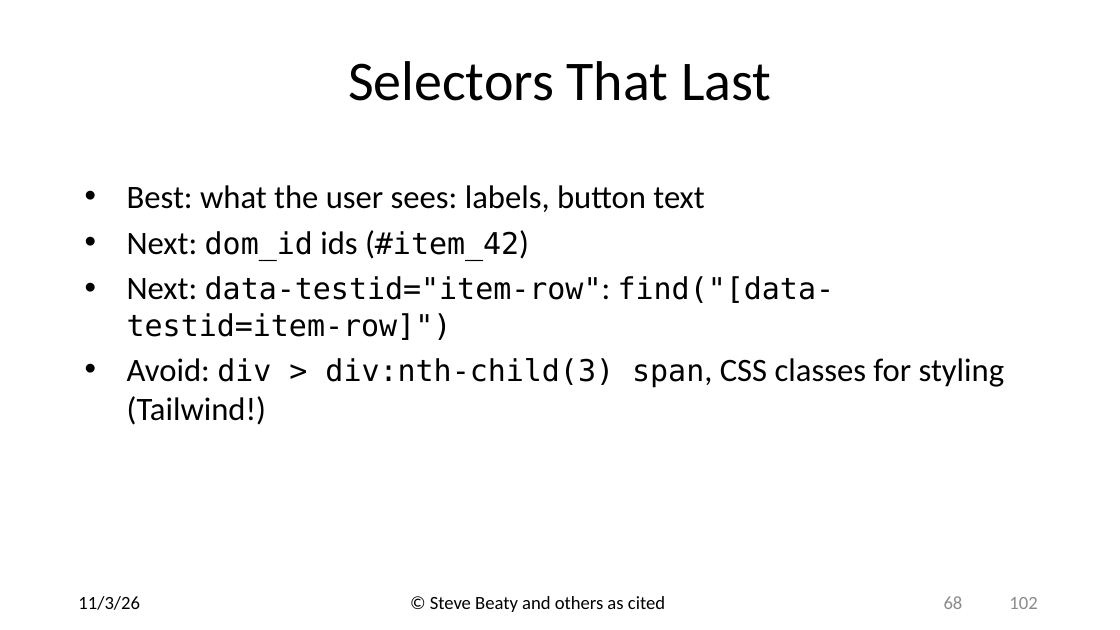
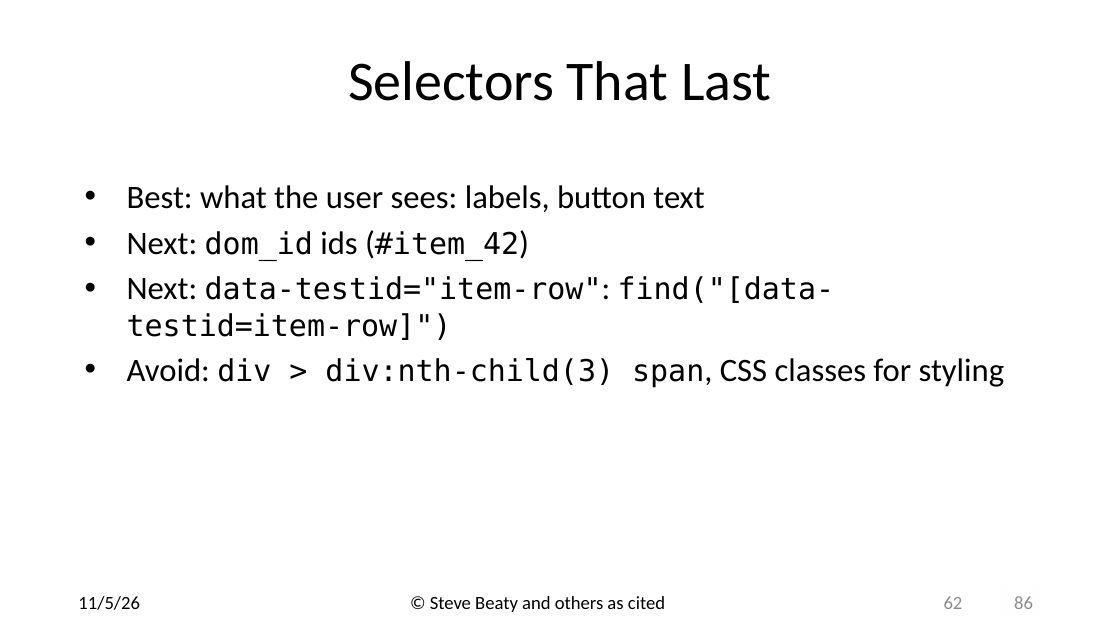
Before and after one commit to drb80/WebAppDev, a slide deck: slide 62 of Slides/Selenium and Capybara.pptx (slide 68 before the commit). Drawn at 1120x630 pixels with LibreOffice and Linux fonts; fonts in the diff are those of the drawing; background and template pictures are left out. Boxes give left, top, right and bottom in pixels: in the first picture for what was removed or moved away, otherwise in the second. Text is boxed around its words. In the diff, an @@ line names an element or a change of style, - is before the commit and + after.

```diff
--- a/Slides/Selenium and Capybara.pptx
+++ b/Slides/Selenium and Capybara.pptx
@@ text at (x1=127, y1=358, x2=1005, y2=388): text changed @@
-• Avoid: div > div:nth-child(3) span, CSS classes for styling (Tailwind!)
+• Avoid: div > div:nth-child(3) span, CSS classes for styling
@@ text at (x1=78, y1=596, x2=140, y2=610): text changed @@
-11/3/26
+11/5/26
@@ page number at (x1=944, y1=596, x2=963, y2=609): text changed @@
-68
+62
@@ text at (x1=1014, y1=596, x2=1033, y2=609): text changed @@
-102
+86
```
Also in this commit, not shown: 84 other slides changed, 1 slide added, 17 slides removed, 1 other file.
